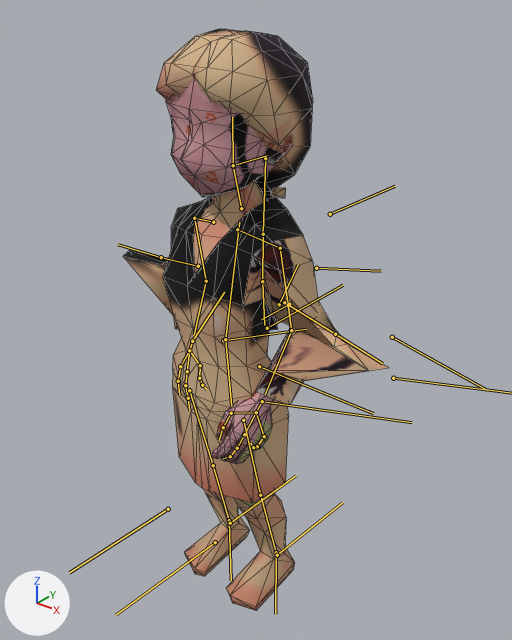
The glTF model Res/villager_adult_female.gltf: old version first, new version second.
Camera for both pictures: a 50 mm lens placed at (1.062, -1.221, 1.636), pointed at (0.02, 0.08, 0.829). Every picture has the same lights, and +X, +Y and +Z are marked at lower left. Both versions are drawn at frame 62 of the action 'Idle'; the numbers are the values there. The bones that bend it are drawn over the model as lines. Mesh edges are drawn as thin lines.

In view in the first picture: 'Villager.Adult.Female'.
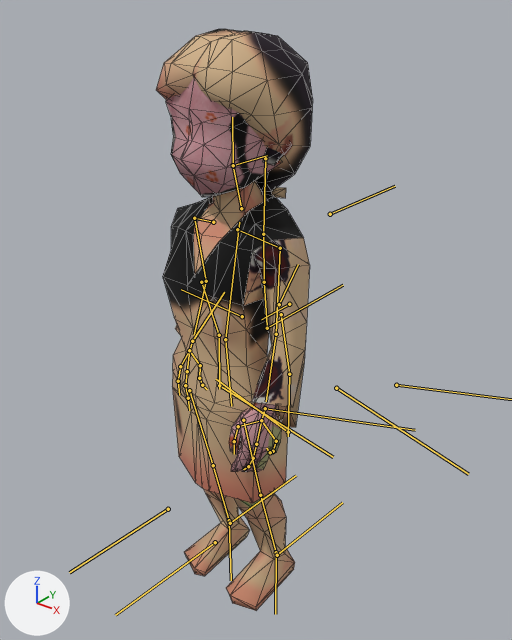
Scene script edits in JSON lines:
```json
{"block": "bone_armature_sleeve_000_l", "where": "bone_armature_sleeve_000_l = bpy.data.objects['Armature'].pose.bones['Armature_sleeve.000.L']  # child of 'Armature_shoulder.L'"}
{"op": "set", "path": "bone_armature_sleeve_000_l.location", "old": "(0.0, 0.0, 0.0)", "new": "(0.048, 0.008, 0.012)"}
{"op": "set", "path": "bone_armature_sleeve_000_l.rotation_quaternion", "old": "(1.0, 0.0, 0.0, 0.0)", "new": "(0.663, -0.032, -0.147, -0.733)", "note": "degrees (0, 0, 0) -> degrees (10, -14, -97)"}
{"block": "bone_armature_arm_000_r", "where": "bone_armature_arm_000_r = bpy.data.objects['Armature'].pose.bones['Armature_arm.000.R']  # child of 'Armature_shoulder.R'"}
{"op": "set", "path": "bone_armature_arm_000_r.rotation_quaternion", "old": "(0.785, -0.585, 0.18, -0.092)", "new": "(0.778, -0.591, 0.12, -0.174)", "note": "degrees (-75, 10, -21) -> degrees (-74, -1, -24)"}
{"block": "bone_armature_arm_001_r", "where": "bone_armature_arm_001_r = bpy.data.objects['Armature'].pose.bones['Armature_arm.001.R']  # child of 'Armature_arm.000.R'"}
{"op": "set", "path": "bone_armature_arm_001_r.rotation_quaternion", "old": "(0.984, 0.0, 0.0, -0.18)", "new": "(0.999, 0.0, 0.0, 0.047)", "note": "degrees (0, 0, -21) -> degrees (0, 0, 5)"}
{"block": "bone_armature_sleeve_000_r", "where": "bone_armature_sleeve_000_r = bpy.data.objects['Armature'].pose.bones['Armature_sleeve.000.R']  # child of 'Armature_shoulder.R'"}
{"op": "set", "path": "bone_armature_sleeve_000_r.location", "old": "(0.0, 0.0, 0.0)", "new": "(-0.035, -0.006, -0.002)"}
{"op": "set", "path": "bone_armature_sleeve_000_r.rotation_quaternion", "old": "(1.0, 0.0, 0.0, 0.0)", "new": "(0.763, -0.075, 0.177, 0.617)", "note": "degrees (0, 0, 0) -> degrees (6, 21, 79)"}
```

Changed parts and their boxes [x1, y1, x2, y2] in the pictures (512 x 640 px):
```json
{"object": "Villager.Adult.Female", "change": "posed", "before": [123, 29, 388, 610], "after": [156, 29, 313, 610], "on screen": "41% narrower"}
{"bone": "Armature_sleeve.000.L", "before": "(198, 266) to (161, 257)", "after": "(201, 282) to (219, 335)"}
{"bone": "Armature_arm.000.R", "before": "(280, 248) to (291, 330)", "after": "(280, 248) to (276, 334)"}
{"bone": "Armature_arm.001.R", "before": "(291, 330) to (265, 394)", "after": "(276, 334) to (266, 401)"}
{"bone": "Armature_sleeve.000.R", "before": "(284, 302) to (335, 334)", "after": "(281, 314) to (289, 374)"}
```
